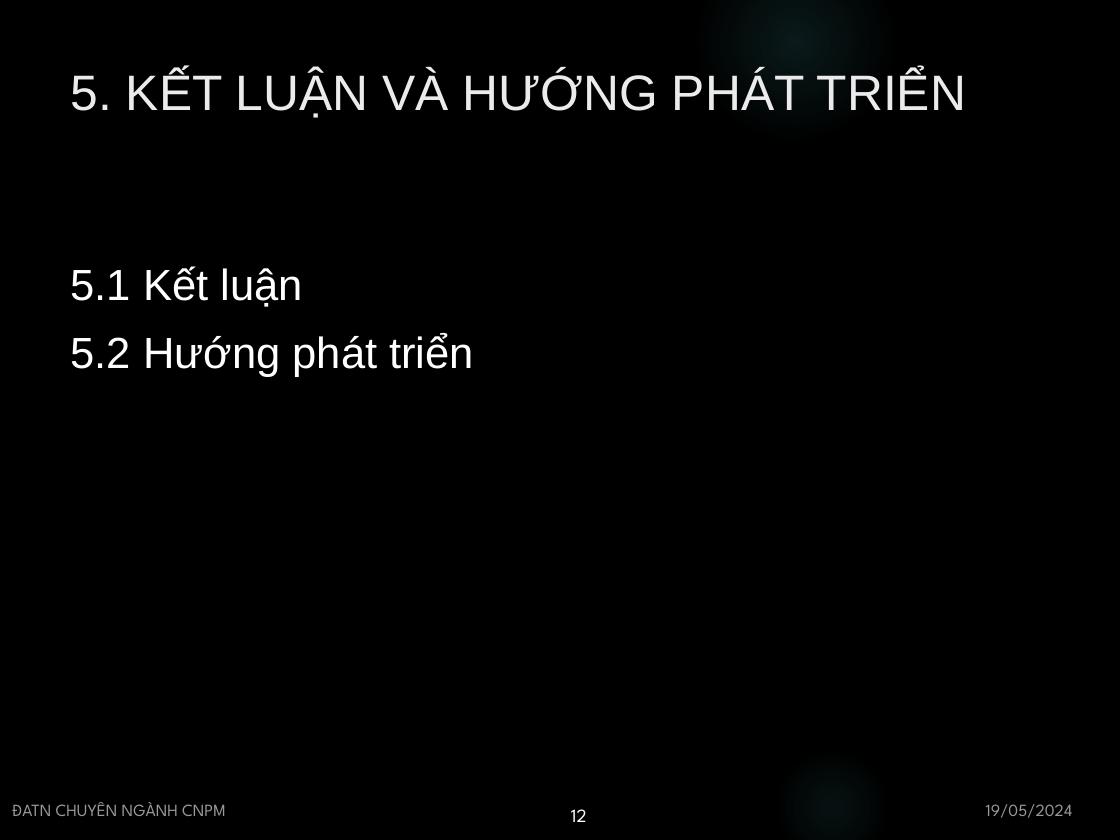
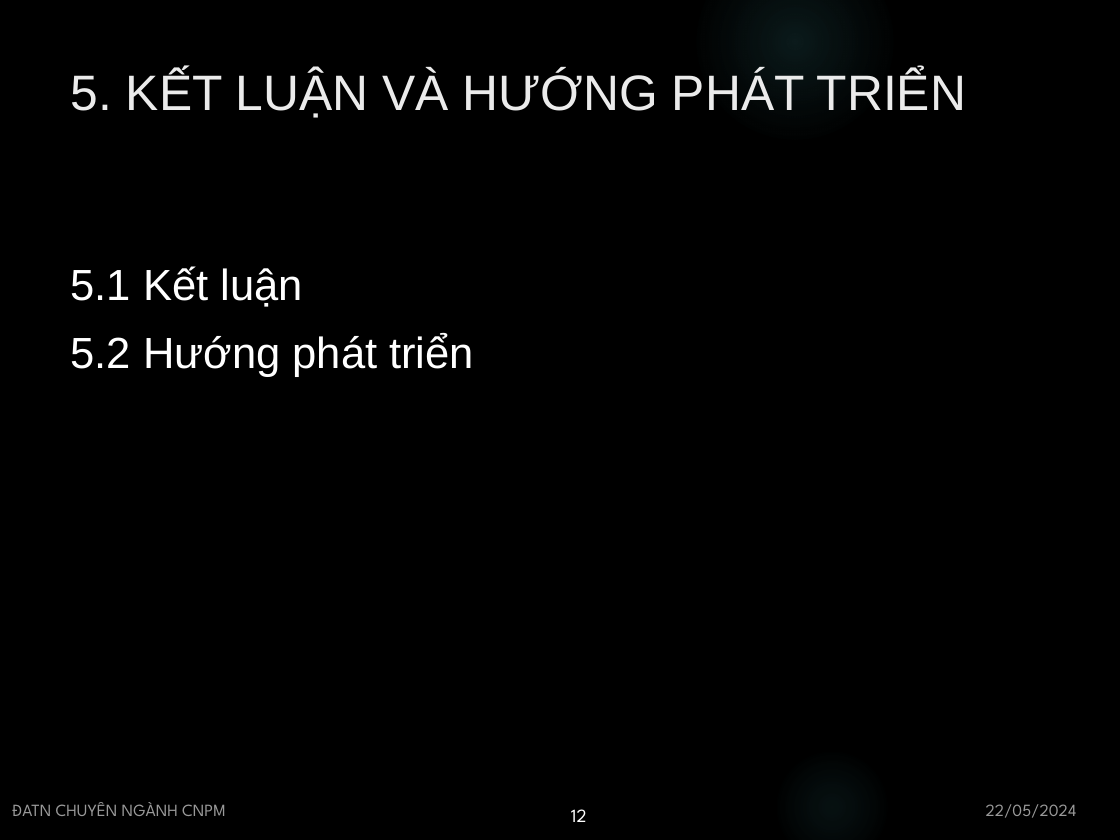
Before and after one commit to ptnhan109/motel-management, a slide deck: slide 12 of docs/1521050085 Phạm Trọng Nhân - Slide ĐATN.pptx. Drawn at 1120x840 pixels with LibreOffice and Linux fonts; fonts in the diff are those of the drawing; background and template pictures are left out. Boxes give left, top, right and bottom in pixels: in the first picture for what was removed or moved away, otherwise in the second. Text is boxed around its words. In the diff, an @@ line names an element or a change of style, - is before the commit and + after.

```diff
--- a/docs/1521050085 Phạm Trọng Nhân - Slide ĐATN.pptx
+++ b/docs/1521050085 Phạm Trọng Nhân - Slide ĐATN.pptx
@@ text at bbox=[986, 804, 1077, 818]: text changed @@
-19/05/2024
+22/05/2024
```
Also in this commit, not shown: 9 other slides changed, 1 slide added, 1 slide removed, 48 other files.
